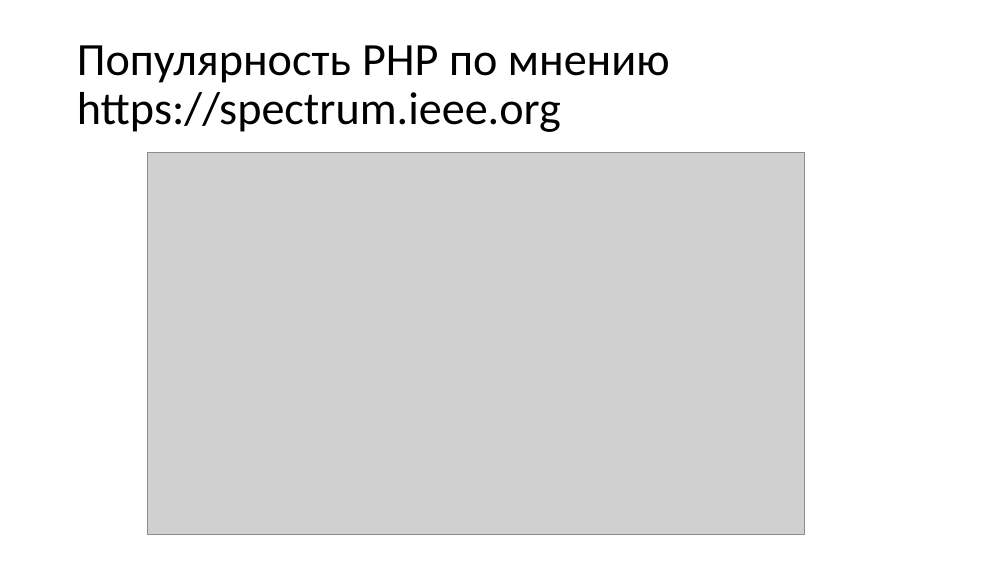
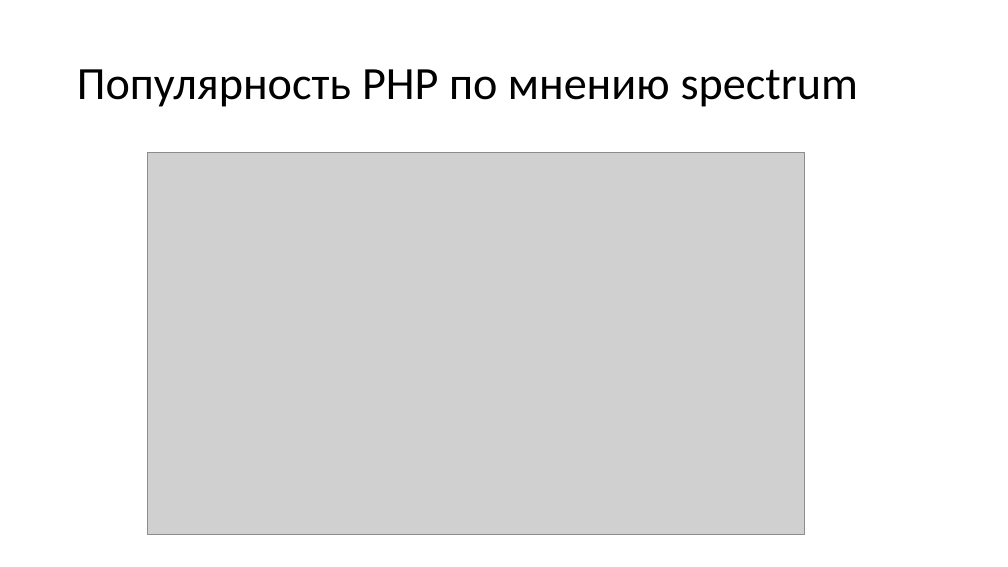
Before and after one commit to DaemonNikolay/HCI_NSU, a slide deck: slide 5 of МНСК 2018/Презентация выступления.pptx. Drawn at 1008x567 pixels with LibreOffice and Linux fonts; fonts in the diff are those of the drawing; grey boxes stand for pictures. Boxes give left, top, right and bottom in pixels: in the first picture for what was removed or moved away, otherwise in the second. Text is boxed around its words. In the diff, an @@ line names an element or a change of style, - is before the commit and + after.

```diff
--- a/МНСК 2018/Презентация выступления.pptx
+++ b/МНСК 2018/Презентация выступления.pptx
@@ title at <box>77,69,858,107</box>: text changed @@
-Популярность PHP по мнению https://spectrum.ieee.org
+Популярность PHP по мнению spectrum
```
Also in this commit, not shown: 5 other slides changed, 1 other file.
